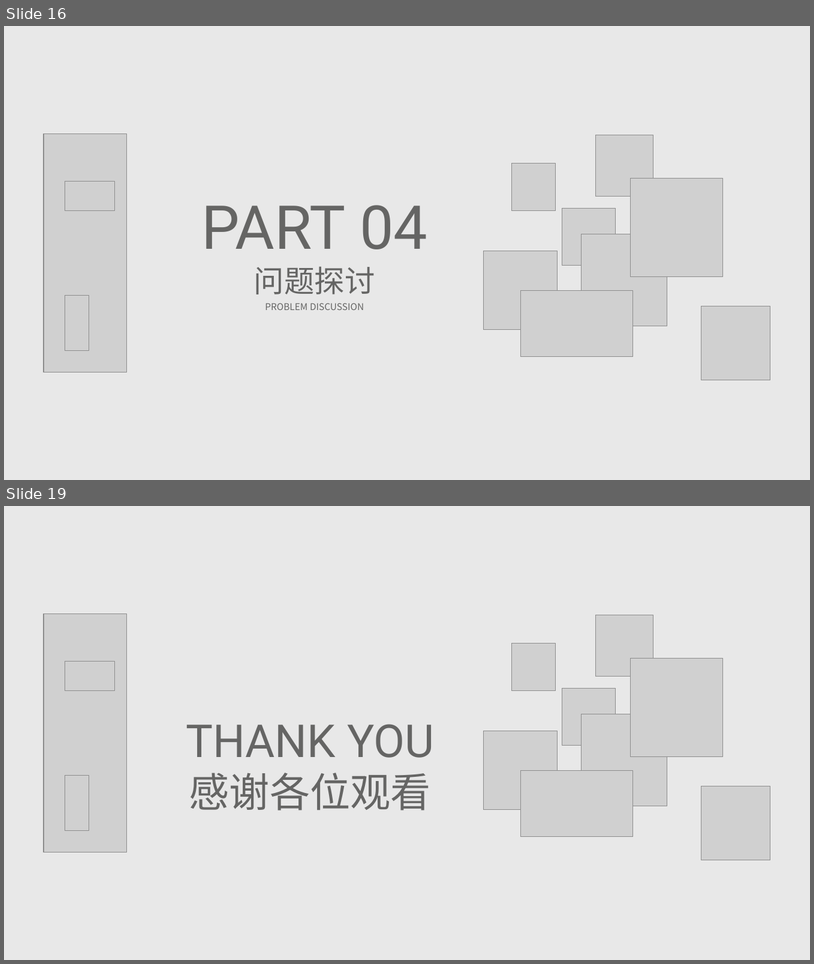
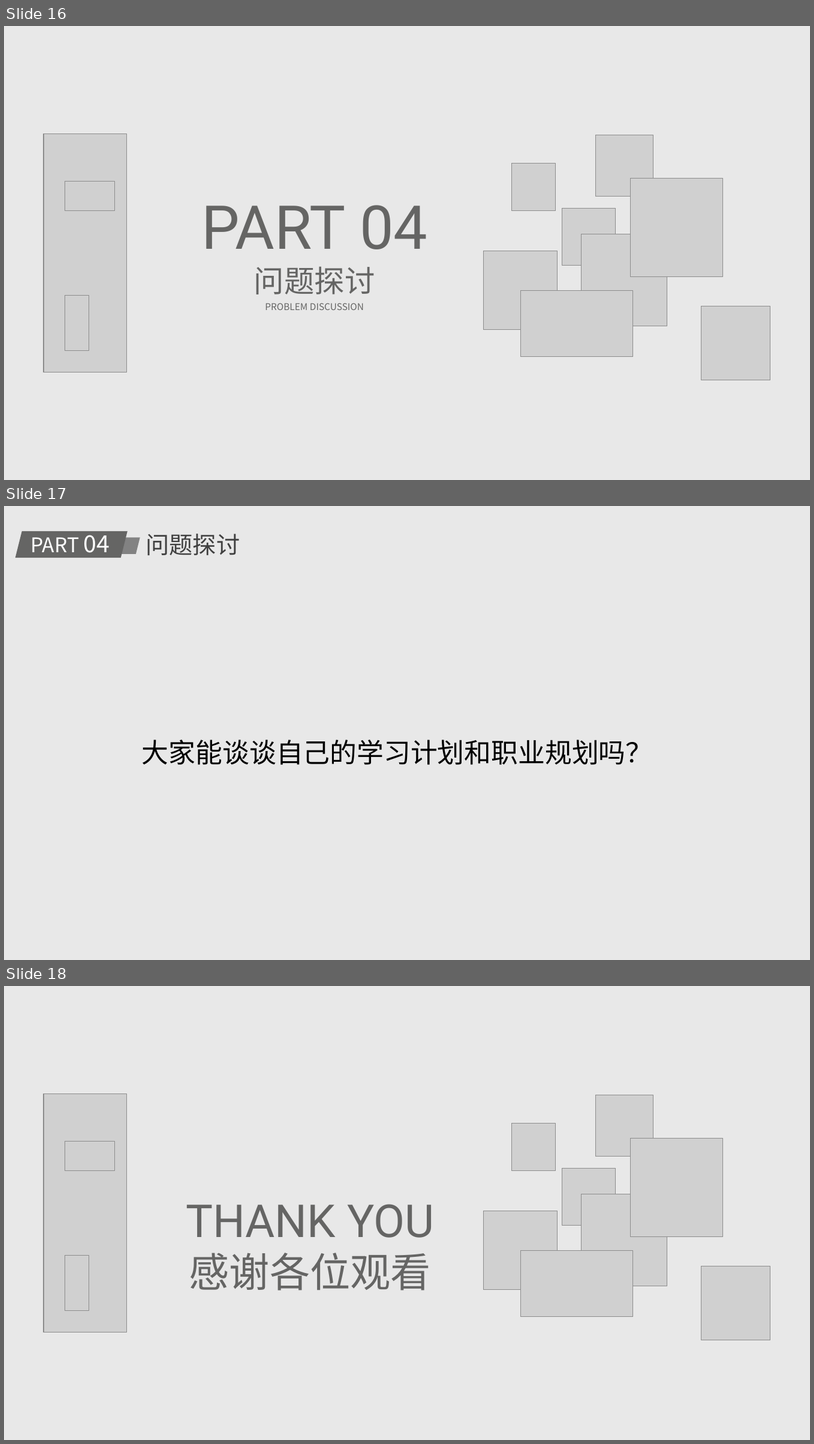
Before and after one commit to HanochLzd/lexian, a slide deck: doc/实习心得分享-罗紫东.pptx. Shown one above the other, each under a label of ours: slides 16 and 19 before the commit, slides 16, 17 and 18 after it; the slides between them are not shown. The pictures are 814x964 and 814x1444 pixels, drawn with LibreOffice and Linux fonts; fonts in the diff are those of the drawing; grey boxes stand for pictures; background and template pictures are left out. Boxes give left, top, right and bottom in pixels: in the first picture for what was removed or moved away, otherwise in the second. Text is boxed around its words. In the diff, an @@ line names an element or a change of style, - is before the commit and + after.

```diff
--- a/doc/实习心得分享-罗紫东.pptx
+++ b/doc/实习心得分享-罗紫东.pptx
@@ slide 17 added at <box>4,506,810,960</box>, background #E8E8E8 @@
@@ parallelogram added at <box>15,531,128,558</box>, fill #656564 @@
@@ text added at <box>31,528,110,559</box>, 24 pt, text #FFFFFF @@
+PART 04
@@ parallelogram added at <box>107,537,140,554</box>, fill #828282 @@
@@ text added at <box>146,534,240,555</box>, 28 pt, text #404040 @@
+问题探讨
@@ text added at <box>142,739,653,765</box>, 32 pt, text #000000 @@
+大家能谈谈自己的学习计划和职业规划吗？
@@ what was slide 19 is now slide 18 @@
```
Also in this commit, not shown: 8 slides changed, 2 slides removed, 3 other files.
